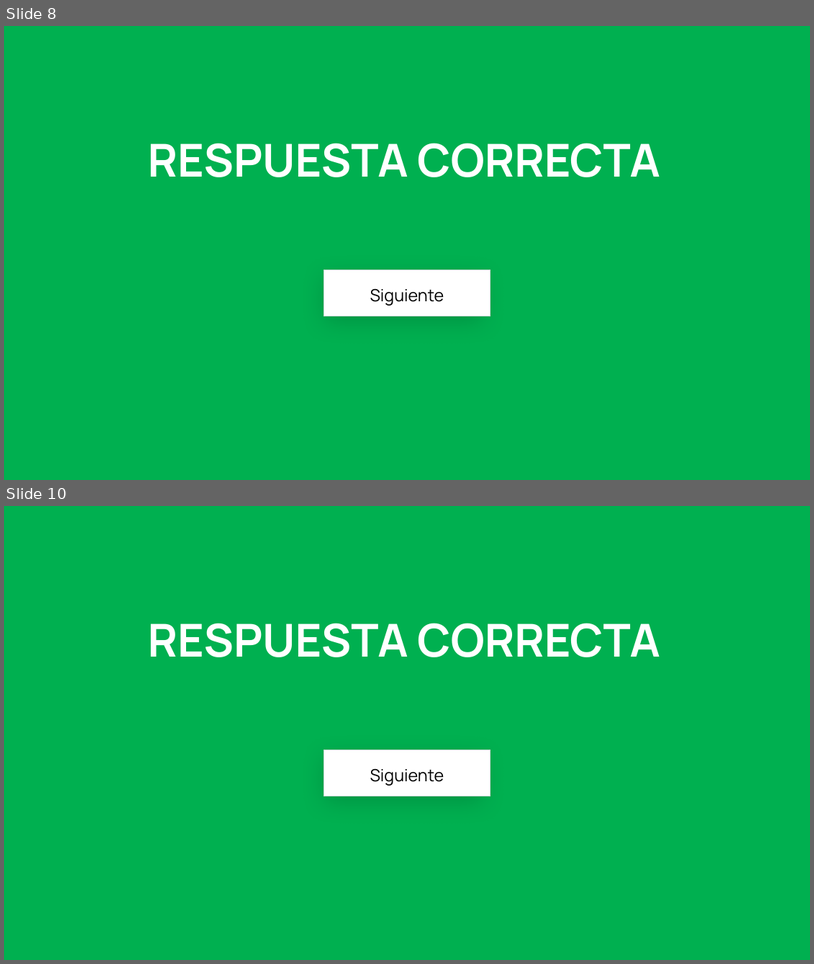
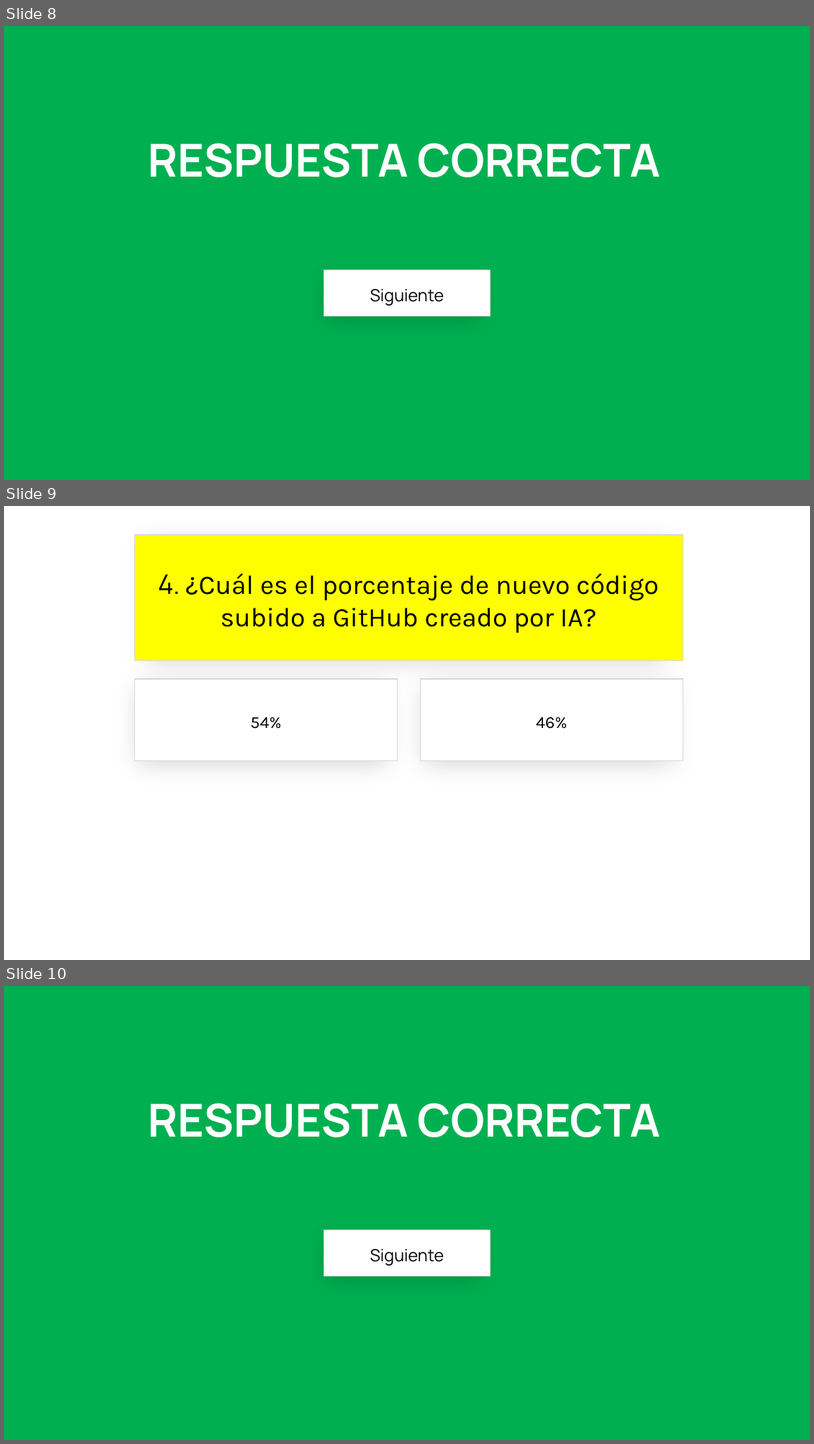
Before and after one commit to jsuarezruiz/SevillaDotNetConf2023, a slide deck: sevilladotnetconf-close.pptx. Shown one above the other, each under a label of ours: slides 8 and 10 before the commit, slides 8, 9 and 10 after it; the slides between them are not shown. The pictures are 814x964 and 814x1444 pixels, drawn with LibreOffice and Linux fonts; fonts in the diff are those of the drawing. Boxes give left, top, right and bottom in pixels: in the first picture for what was removed or moved away, otherwise in the second. Text is boxed around its words. In the diff, an @@ line names an element or a change of style, - is before the commit and + after.

```diff
--- a/sevilladotnetconf-close.pptx
+++ b/sevilladotnetconf-close.pptx
@@ slide 9 added at (4,506,810,960), background #FFFFFF @@
@@ rectangle added at (134,535,684,661), fill #FFFF00, outline #D9D9D9 1 pt, 32 pt, text #000000 @@
+4. ¿Cuál es el porcentaje de nuevo código subido a GitHub creado por IA?
@@ rectangle added at (134,679,397,761), fill #FFFFFF, outline #D9D9D9 1 pt, 20 pt, text #000000 @@
+54%
@@ rectangle added at (421,679,684,761), fill #FFFFFF, outline #D9D9D9 1 pt, 20 pt, text #000000 @@
+46%
```
Also in this commit, not shown: 12 slides changed, 3 other slides added, 4 slides removed, 1 other file.
